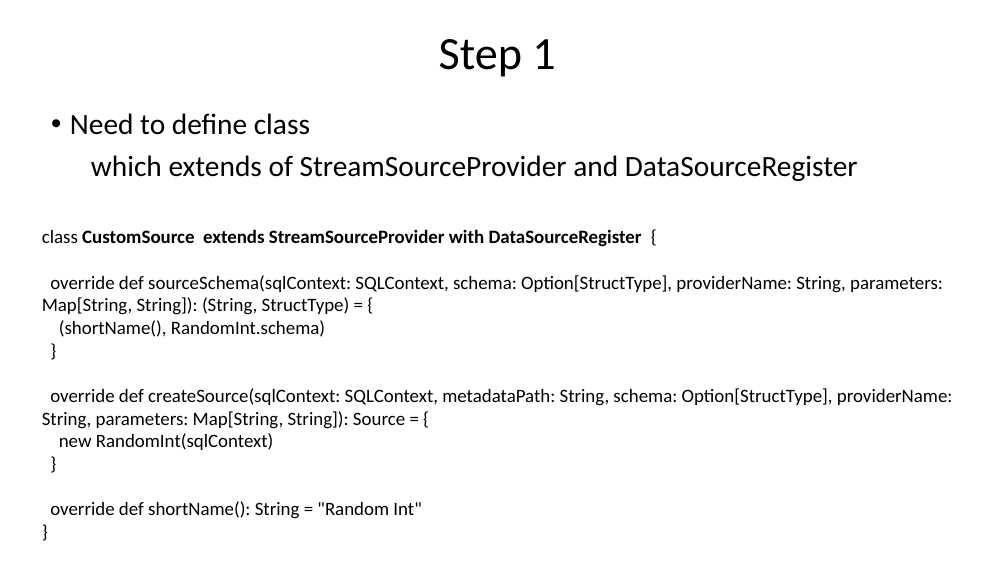
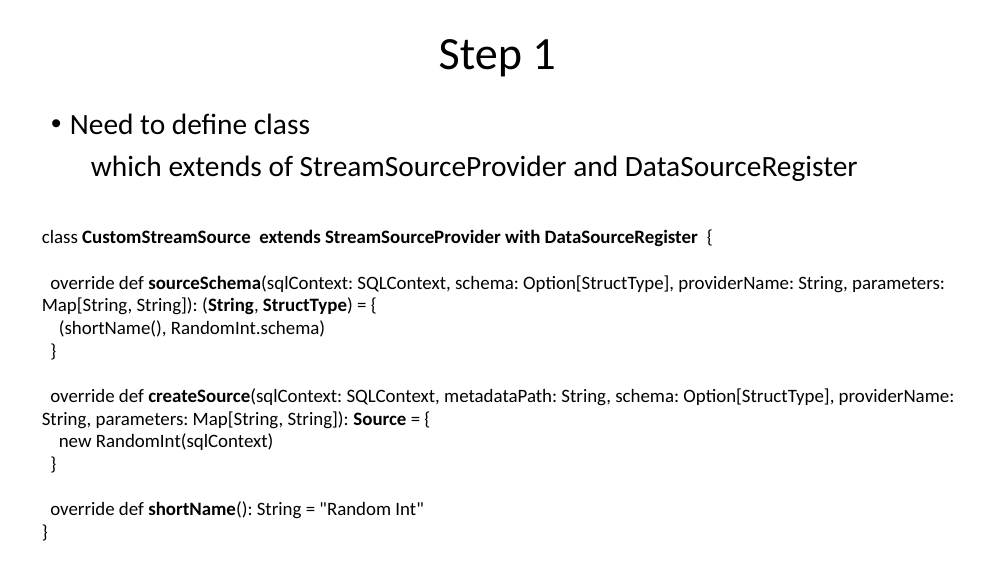
Before and after one commit to nkudinov/apache_spark_pptx, a slide deck: slide 5 of Spark_Custom_Stream_Sources.pptx (slide 4 before the commit). Drawn at 1008x567 pixels with LibreOffice and Linux fonts; fonts in the diff are those of the drawing. Boxes give left, top, right and bottom in pixels: in the first picture for what was removed or moved away, otherwise in the second. Text is boxed around its words. In the diff, an @@ line names an element or a change of style, - is before the commit and + after.

Commit message:
add custom stream source v1

```diff
--- a/Spark_Custom_Stream_Sources.pptx
+++ b/Spark_Custom_Stream_Sources.pptx
@@ text at (42, 229, 698, 247): text changed @@
-class CustomSource extends StreamSourceProvider with DataSourceRegister {
+class CustomStreamSource extends StreamSourceProvider with DataSourceRegister {
@@ text at (42, 275, 955, 519): bold on in "sourceSchema(sqlContext: (String, StructType)", "createSource(sqlContext: Source", "shortName():" @@
```
Also in this commit, not shown: 3 other slides changed, 3 slides added.
